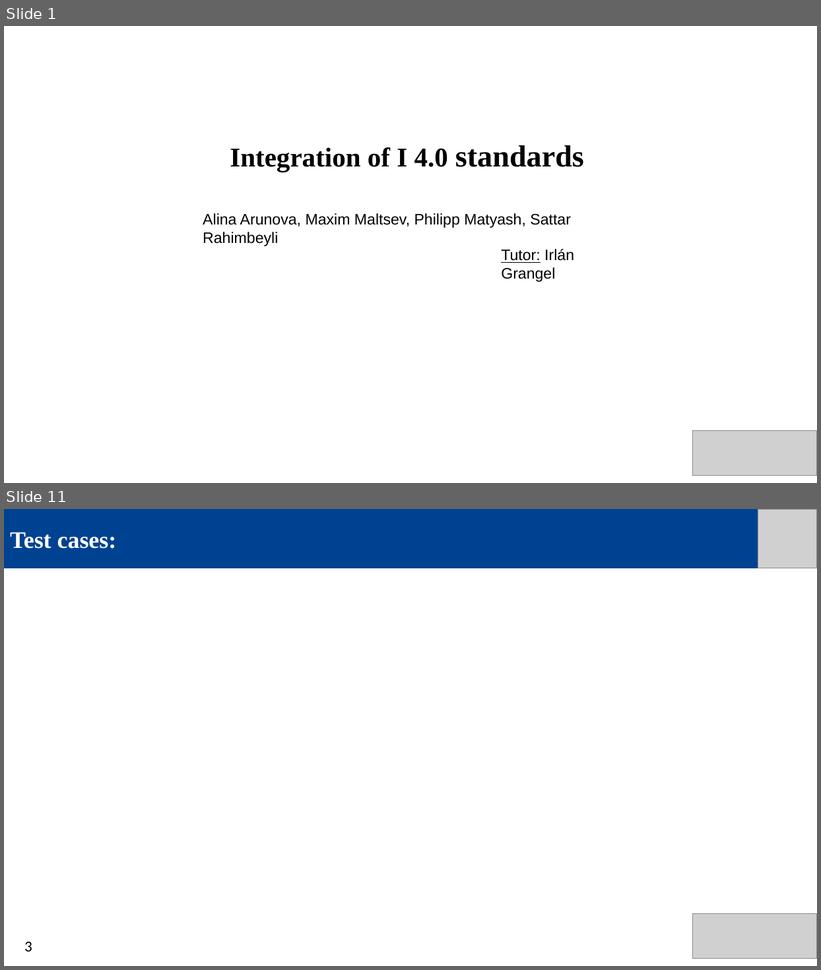
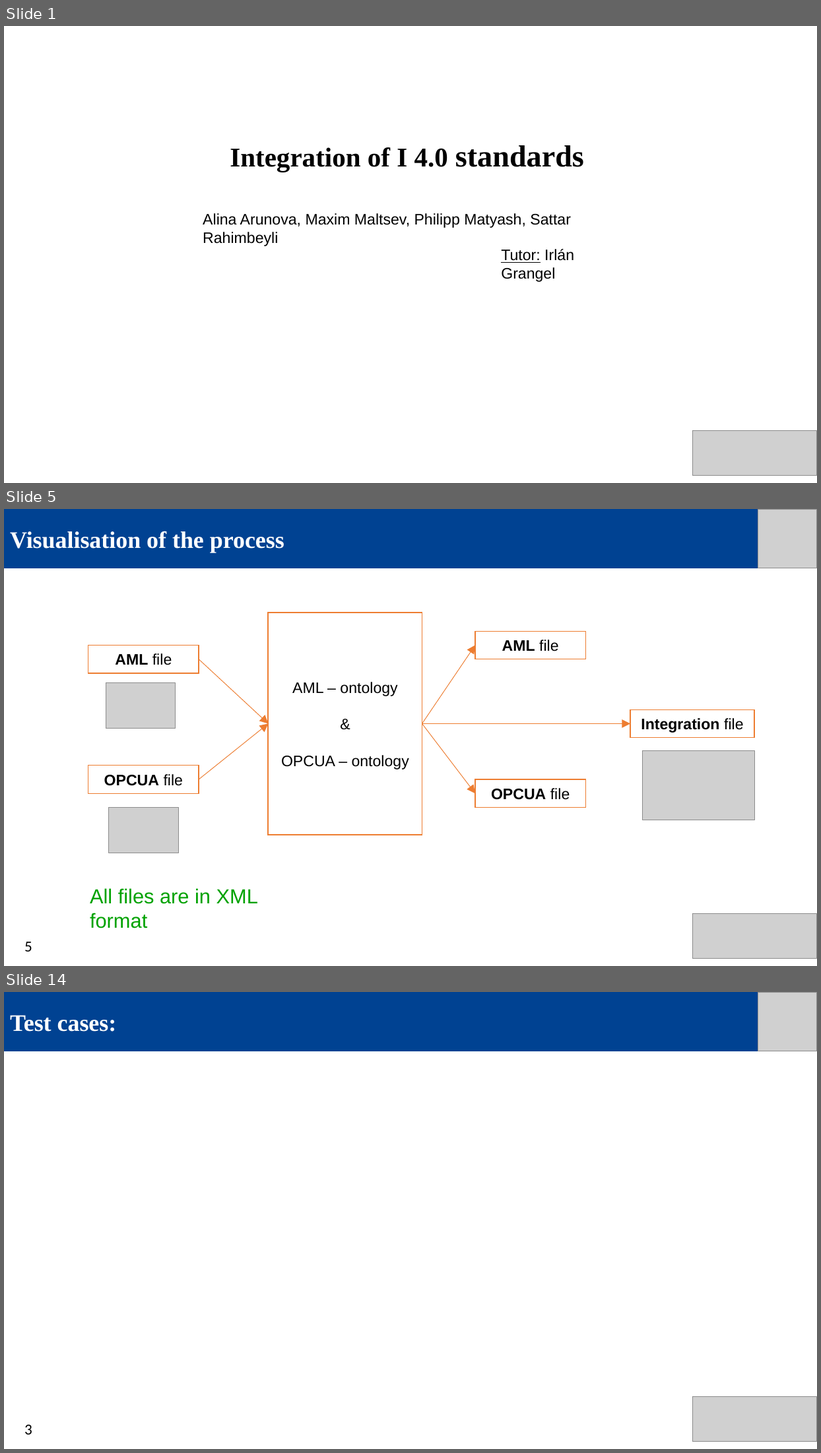
Before and after one commit to IntegrationI40StandardsSemLab/Integration-I4.0, a slide deck: Presentations/Final presentation/Final presentation.pptx. Shown one above the other, each under a label of ours: slides 1 and 11 before the commit, slides 1, 5 and 14 after it; the slides between them are not shown. The pictures are 821x970 and 821x1453 pixels, drawn with LibreOffice and Linux fonts; fonts in the diff are those of the drawing; grey boxes stand for pictures. Boxes give left, top, right and bottom in pixels: in the first picture for what was removed or moved away, otherwise in the second. Text is boxed around its words. In the diff, an @@ line names an element or a change of style, - is before the commit and + after.

```diff
--- a/Presentations/Final presentation/Final presentation.pptx
+++ b/Presentations/Final presentation/Final presentation.pptx
@@ slide 5 added at (4, 509, 817, 966), background #FFFFFF @@
@@ rectangle added at (4, 509, 758, 568), fill #004292, 28 pt, text #FFFFFF, bold @@
+Visualisation of the process
@@ picture added at (758, 509, 817, 568) @@
@@ rectangle added at (268, 613, 422, 835), outline #ED7D31 1.5 pt, 18 pt, text #000000 @@
+AML – ontology
+&
+OPCUA – ontology
@@ rectangle added at (88, 645, 199, 673), fill #FFFFFF, outline #ED7D31 1 pt, 18 pt, text #000000 @@
+AML file
@@ arrow added from (422, 723) to (475, 645), #ED7D31 0.75 pt @@
@@ rectangle added at (475, 631, 586, 659), fill #FFFFFF, outline #ED7D31 1 pt, 18 pt, text #000000 @@
+AML file
@@ arrow added from (199, 659) to (268, 723), #ED7D31 0.75 pt @@
@@ picture added at (106, 683, 176, 729) @@
@@ arrow added from (199, 780) to (268, 723), #ED7D31 0.75 pt @@
@@ arrow added from (422, 723) to (475, 794), #ED7D31 0.75 pt @@
@@ arrow added from (422, 723) to (630, 723), #ED7D31 0.75 pt @@
@@ rectangle added at (630, 710, 754, 738), fill #FFFFFF, outline #ED7D31 1 pt, 18 pt, text #000000, bold @@
+Integration file
@@ rectangle added at (88, 766, 199, 794), fill #FFFFFF, outline #ED7D31 1 pt, 18 pt, text #000000, bold @@
+OPCUA file
@@ picture added at (643, 751, 754, 821) @@
@@ rectangle added at (475, 780, 586, 808), fill #FFFFFF, outline #ED7D31 1 pt, 18 pt, text #000000, bold @@
+OPCUA file
@@ picture added at (109, 808, 178, 854) @@
@@ text added at (90, 889, 258, 929), 24 pt, text #00A200 @@
+All files are in XML format
@@ picture added at (692, 914, 817, 958) @@
@@ text added at (24, 942, 32, 952), 18 pt, text #000000 @@
+5
@@ what was slide 11 is now slide 14 @@
```
Also in this commit, not shown: 3 slides changed, 8 other slides added, 6 slides removed, 1 other file.
